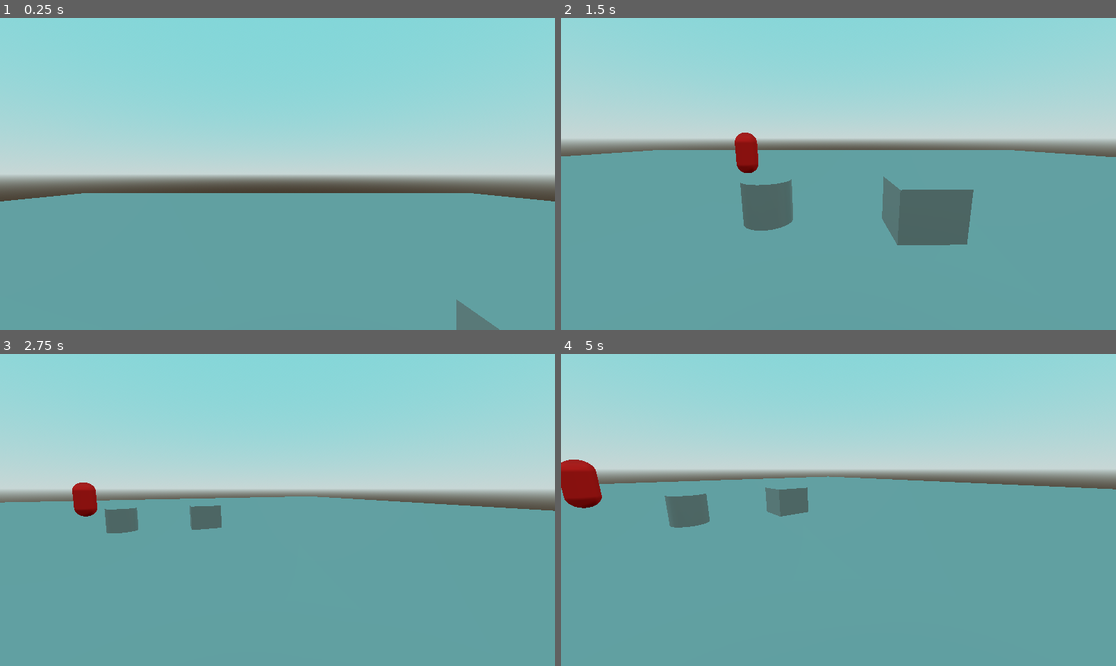
Above: before the commit, frames 1-4 (two rows, left to right).
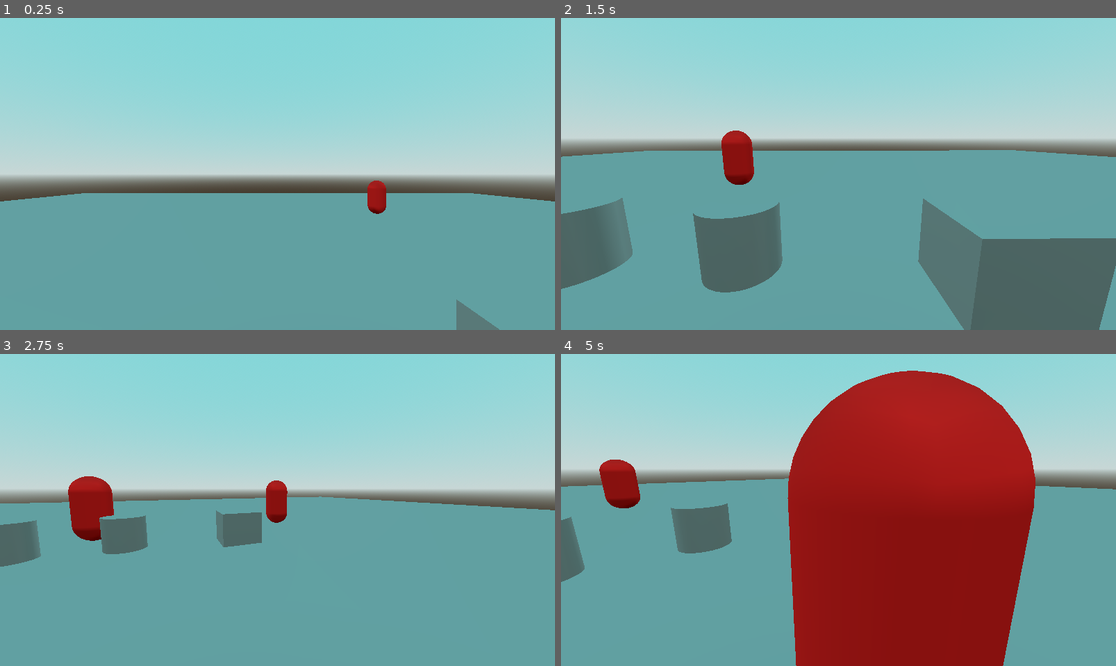
Above: after the commit, the same moments.

Repository: EnesCoder/PhysicalDestruction
Game: Godot game, scene res://game.tscn
Two runs of this game, one before a commit and one after it. Both use one fixed random seed, a clock stepped at 60 frames per second and the inputs below.
Inputs (mouse positions are in pixels of both pictures, inside the frame that each line leads up to):
- Up to frame 1 (0.25 s): no input
- Up to frame 2 (1.5 s): tap Enter at 0.5 s; move the mouse to (960, 158) at 0.52 s; press the mouse at (960, 158) at 0.53 s; hold D (right) 0.53-1.28 s; tap Space (jump) at 0.77 s; tap E (pickup_or_drop) at 0.8, 1.35 s; move the mouse to (810, 174) at 1.27 s; release the mouse at (810, 174) at 1.28 s; hold Up (ui_up) from 1.28 s (still down)
- Up to frame 3 (2.75 s): keep holding Up (ui_up); tap Space (jump) at 1.52 s; tap F (freeze, bound only after the commit) at 1.55, 2.1 s; move the mouse to (288, 503) at 2.02 s; press the mouse at (288, 503) at 2.03 s
- Up to frame 4 (5 s): move the mouse to (832, 516) at 2.77 s; release the mouse at (832, 516) at 2.78 s; click (832, 516) at 2.85 s; tap Space (jump) at 3.02, 3.77, 4.52 s; tap E (pickup_or_drop) at 3.05 s; move the mouse to (877, 513) at 3.52 s; hold E (pickup_or_drop) 3.53-4.28 s; tap F (freeze, bound only after the commit) at 3.8 s; tap Escape (escape) at 4.15 s; move the mouse to (672, 463) at 4.27 s; release Up (ui_up) at 4.28 s; hold A (left) from 4.28 s (still down); tap Shift (sprint_toggle) at 4.35 s; click (672, 463) at 4.55 s

The runs differ from the first frame. In frame 1, 0.3% of the frame differs, in the area x 66-70%, y 52-63%; in frame 2, 18%; in frame 3, 4.4%; in frame 4, 41%, in the area x 0-86%, y 5-100%.

Commit message:
Freezing ( not finished and does not work )

Diff:
--- a/Physical Destruction/entity.gd
+++ b/Physical Destruction/entity.gd
@@ -6,11 +6,13 @@
 @export var speed = 1.0
 const movement_smoothnes = 1
 
-@export var health = 5
+@export var health = 50.0
 @export var interact_range = 10.0
+@export var damage = 0.0
+@export var damage_rad = 0.7
 
 enum ENTITY_TYPE{
-	NPC, HOSTILE, HAS_A_GOAL, SLEEPING,
+	NPC, HOSTILE, SLEEPING,
 }
 var ENTTYPE_ATTRS: Dictionary = {
 	ENTITY_TYPE.NPC: {
@@ -20,12 +22,26 @@
 	},
 	ENTITY_TYPE.SLEEPING: {
 		"target": func():,
-	}
+	},
+	ENTITY_TYPE.HOSTILE: {
+		"target": func():
+			var closest_pl_pos: Vector3 = Vector3.INF
+			for pl in get_tree().get_nodes_in_group("Player"):
+				if (global_transform.origin - pl.global_transform.origin).length() < closest_pl_pos.length():
+					closest_pl_pos = pl.global_transform.origin
+			nav_ag.target_position = closest_pl_pos,
+	},
 }
-@export var type = ENTITY_TYPE.SLEEPING
+@export var type = ENTITY_TYPE.NPC
+
+func _ready():
+	$DamageRange/CollisionShape3D.shape.radius = damage_rad
 
 func _process(delta):
 	if health <= 0: queue_free()
+
+	if type == ENTITY_TYPE.HOSTILE:
+		ENTTYPE_ATTRS[type]["target"].call()
 
 	if type != ENTITY_TYPE.SLEEPING:
 		var cur_loc = global_transform.origin
@@ -42,3 +58,12 @@
 
 func _on_navigation_agent_3d_target_reached():
 	ENTTYPE_ATTRS[type]["target"].call()
+
+func _on_damage_range_body_entered(body):
+	if body.is_in_group("Player"):
+		body.health -= damage
+		print(body.health)
+
+func _on_col_check_body_entered(body):
+	if type == ENTITY_TYPE.NPC:
+		ENTTYPE_ATTRS[type]["target"].call()
--- a/Physical Destruction/entity.tscn
+++ b/Physical Destruction/entity.tscn
@@ -10,7 +10,14 @@
 
 [sub_resource type="CapsuleShape3D" id="CapsuleShape3D_3hidn"]
 
-[node name="Entity" type="CharacterBody3D" groups=["Entity"]]
+[sub_resource type="SphereShape3D" id="SphereShape3D_2o8xt"]
+radius = 0.678308
+
+[sub_resource type="CapsuleShape3D" id="CapsuleShape3D_b7qkj"]
+radius = 0.502058
+height = 1.99799
+
+[node name="Entity" type="CharacterBody3D" groups=["Entity", "Ground"]]
 script = ExtResource("1_myta4")
 
 [node name="Model" type="MeshInstance3D" parent="."]
@@ -24,4 +31,18 @@
 [node name="NavigationAgent3D" type="NavigationAgent3D" parent="."]
 navigation_layers = 3
 
+[node name="DamageRange" type="Area3D" parent="."]
+transform = Transform3D(1, 0, 0, 0, 1, 0, 0, 0, 1, 0, 1, 0)
+
+[node name="CollisionShape3D" type="CollisionShape3D" parent="DamageRange"]
+shape = SubResource("SphereShape3D_2o8xt")
+
+[node name="ColCheck" type="Area3D" parent="."]
+transform = Transform3D(1, 0, 0, 0, 1, 0, 0, 0, 1, 0, 1, 0)
+
+[node name="CollisionShape3D" type="CollisionShape3D" parent="ColCheck"]
+shape = SubResource("CapsuleShape3D_b7qkj")
+
 [connection signal="target_reached" from="NavigationAgent3D" to="." method="_on_navigation_agent_3d_target_reached"]
+[connection signal="body_entered" from="DamageRange" to="." method="_on_damage_range_body_entered"]
+[connection signal="body_entered" from="ColCheck" to="." method="_on_col_check_body_entered"]
--- a/Physical Destruction/game.gd
+++ b/Physical Destruction/game.gd
@@ -1,4 +1,10 @@
 extends Node3D
+
+func _unhandled_input(event):
+	if event.is_action_pressed("focus"):
+		Input.mouse_mode = Input.MOUSE_MODE_CAPTURED
+	elif event.is_action_pressed("escape"):
+		Input.mouse_mode = Input.MOUSE_MODE_VISIBLE
 
 func _ready():
 	for ent in get_tree().get_nodes_in_group("Entity"):
--- a/Physical Destruction/game.tscn
+++ b/Physical Destruction/game.tscn
@@ -39,6 +39,9 @@
 [node name="Pickable" parent="." instance=ExtResource("3_jxeh2")]
 transform = Transform3D(1, 0, 0, 0, 1, 0, 0, 0, 1, 2.14636, 0.666929, 1.20809)
 
+[node name="Pickable2" parent="." instance=ExtResource("3_jxeh2")]
+transform = Transform3D(1, 0, 0, 0, 1, 0, 0, 0, 1, 2.14636, 0.666929, 3.42982)
+
 [node name="Map" type="Node3D" parent="."]
 
 [node name="NavigationRegion3D" type="NavigationRegion3D" parent="Map"]
@@ -68,3 +71,13 @@
 [node name="Entity" parent="." instance=ExtResource("4_w34gt")]
 transform = Transform3D(1, 0, 0, 0, 1, 0, 0, 0, 1, -3.83159, 5.73608, 4.1423)
 speed = 3.0
+damage = 5.0
+type = 1
+
+[node name="Entity2" parent="." instance=ExtResource("4_w34gt")]
+transform = Transform3D(1, 0, 0, 0, 1, 0, 0, 0, 1, 6.39428, 0.100259, -12.8357)
+speed = 4.0
+
+[node name="Entity3" parent="." instance=ExtResource("4_w34gt")]
+transform = Transform3D(1, 0, 0, 0, 1, 0, 0, 0, 1, 11.8379, 0.100261, 11.6048)
+type = 2
--- a/Physical Destruction/pickable.gd
+++ b/Physical Destruction/pickable.gd
@@ -6,11 +6,17 @@
 @onready var initl_parent = get_parent()
 var rotation_offset = Vector3.ZERO
 @export var rotation_speed = 5
+var freeze_pos: Vector3 = Vector3.ZERO
+var freeze_rot: Vector3 = Vector3.ZERO
 
 func _process(delta):
 	if get_parent().is_in_group("Player"):
 		global_position = get_parent().pickup_pos.global_position
-		rotation = get_parent().cam.rotation + rotation_offset
+		global_rotation = get_parent().cam.global_rotation + rotation_offset
+	elif "Game" not in get_parent().name:
+		global_rotation = freeze_rot
+		position = freeze_pos
+		print(get_parent().name)
 
 	var rot = rotation_speed * delta
 	if Input.is_key_label_pressed(KEY_R):
--- a/Physical Destruction/pickable.tscn
+++ b/Physical Destruction/pickable.tscn
@@ -7,12 +7,8 @@
 [sub_resource type="CylinderShape3D" id="CylinderShape3D_pfhbe"]
 height = 0.901353
 
-[sub_resource type="CylinderShape3D" id="CylinderShape3D_xrahj"]
-height = 0.936823
-
 [node name="Pickable" type="RigidBody3D" groups=["Ground", "Pickable"]]
-collision_layer = 3
-mass = 2.0
+mass = 20.0
 script = ExtResource("1_x0wu6")
 
 [node name="Model" type="MeshInstance3D" parent="."]
@@ -21,10 +17,3 @@
 
 [node name="CollisionShape3D" type="CollisionShape3D" parent="."]
 shape = SubResource("CylinderShape3D_pfhbe")
-
-[node name="ColChecker" type="Area3D" parent="."]
-
-[node name="CollisionShape3D" type="CollisionShape3D" parent="ColChecker"]
-shape = SubResource("CylinderShape3D_xrahj")
-
-[connection signal="body_entered" from="ColChecker" to="." method="_on_col_checker_body_entered"]
--- a/Physical Destruction/player.gd
+++ b/Physical Destruction/player.gd
@@ -4,7 +4,7 @@
 
 var velocity: Vector3
 var on_ground = false
-const SPEED = 20.0
+const SPEED = 900.0
 const JUMP_FORCE = 5.0
 const SLOWER_FACTOR = 9.0
 const SPRINTING_SPEED = 1.5
@@ -22,29 +22,63 @@
 
 var sprinting = false
 
-@onready var pickuper = $Orientation/Camera3D/Pickuper
 @onready var pickup_pos = $Orientation/Camera3D/PickupPos
 var cur_pickable: Pickable = null
 
 var initl_lin_damp = linear_damp
+@export var health = 100.0
+
+var freeze_candidate = null
+@onready var front_check = $Orientation/Camera3D/FrontCheck
 
 func Pickup_pickable(pickable: Pickable):
 	pickable.gravity_scale = 0.0
+	pickable.get_node("CollisionShape3D").disabled = true
 	cur_pickable = pickable
+	pickable.linear_velocity = Vector3.ZERO
+	pickable.angular_velocity = Vector3.ZERO
 	pickable.reparent(self)
 
 func Drop_pickable(pickable: Pickable):
 	pickable.gravity_scale = pickable.initl_grav_scl
+	pickable.get_node("CollisionShape3D").disabled = false
 	cur_pickable = null
+	pickable.linear_velocity = Vector3.ZERO
+	pickable.angular_velocity = Vector3.ZERO
 	pickable.reparent(pickable.initl_parent)
 
+func Convert_static(what_to_convert: PhysicsBody3D):
+	var static_body = StaticBody3D.new()
+	for c in what_to_convert.get_children():
+		static_body.add_child(c.duplicate())
+	return static_body
+
+func Freeze(what_to_freeze):
+	if freeze_candidate:
+		var static_fc = Convert_static(freeze_candidate)
+		freeze_candidate.queue_free()
+		freeze_candidate = static_fc
+		var static_wtf = Convert_static(what_to_freeze)
+		what_to_freeze.queue_free()
+		what_to_freeze = static_wtf
+		get_parent().add_child(freeze_candidate)
+		get_parent().add_child(what_to_freeze)
+	else:
+		what_to_freeze = freeze_candidate
+
+	#if freeze_candidate != null and freeze_candidate != what_to_freeze:
+	#	print(what_to_freeze.name)
+	#	if freeze_candidate is Pickable:
+	#		freeze_candidate.freeze_pos = what_to_freeze.to_local(freeze_candidate.global_position)
+	#		freeze_candidate.freeze_rot = freeze_candidate.global_rotation
+	#		freeze_candidate.gravity_scale = 0
+	#	freeze_candidate.reparent(what_to_freeze)
+	#	freeze_candidate = null
+	#else:
+	#	freeze_candidate = what_to_freeze
+
 func _unhandled_input(event):
-	# mouse and looking around
-	if event.is_action_pressed("focus"):
-		Input.mouse_mode = Input.MOUSE_MODE_CAPTURED
-	elif event.is_action_pressed("escape"):
-		Input.mouse_mode = Input.MOUSE_MODE_VISIBLE
-
+	# looking around
 	if event is InputEventMouseMotion and Input.mouse_mode == Input.MOUSE_MODE_CAPTURED:
 		orient.rotate_y(-event.relative.x * senst * SENST_MULT)
 		cam.rotate_x(-event.relative.y * senst * SENST_MULT)
@@ -53,9 +87,12 @@
 	if event is InputEventKey and event.is_action_pressed("sprint_toggle"):
 		print(sprinting)
 		sprinting = not sprinting
-	if event is InputEventKey and pickuper.is_colliding() and event.is_action_pressed("pickup_or_drop"):
-		if not cur_pickable: Pickup_pickable(pickuper.get_collider())
-		else: Drop_pickable(pickuper.get_collider())
+	if event is InputEventKey and ((front_check.is_colliding() and front_check.get_collider() is Pickable) or cur_pickable) and event.is_action_pressed("pickup_or_drop"):
+		if not cur_pickable: Pickup_pickable(front_check.get_collider())
+		else: Drop_pickable(cur_pickable)
+
+	if event is InputEventKey and event.is_action_released("freeze") and front_check.is_colliding():
+		Freeze(front_check.get_collider())
 
 func _physics_process(delta):
 	if $GroundCheck.is_colliding() and $GroundCheck.get_collider().is_in_group("Ground"):
@@ -75,8 +112,8 @@
 	var direction = (orient.transform.basis * Vector3(input_dir.x, 0, input_dir.y)).normalized()
 	var sprint_val = SPRINTING_SPEED if sprinting else 1
 	if direction:
-		velocity.x = direction.x * SPEED * sprint_val * mass
-		velocity.z = direction.z * SPEED * sprint_val * mass
+		velocity.x = direction.x * SPEED * sprint_val * mass * delta
+		velocity.z = direction.z * SPEED * sprint_val * mass * delta
 		# bobbing
 		if on_ground:
 			cam.position.y = initl_cam_y + sin(bob_timer * bobbing_speed/100 * sprint_val) * bobbing_amplitude
@@ -93,3 +130,6 @@
 			stop_bobbing = false
 
 	apply_force(velocity, global_transform.origin)
+
+func _process(delta):
+	if health <= 0.0: queue_free()
--- a/Physical Destruction/player.tscn
+++ b/Physical Destruction/player.tscn
@@ -33,12 +33,11 @@
 [node name="Camera3D" type="Camera3D" parent="Orientation"]
 transform = Transform3D(1, 0, 0, 0, 1, 0, 0, 0, 1, 0, 0.644221, 0)
 
-[node name="Pickuper" type="RayCast3D" parent="Orientation/Camera3D"]
-target_position = Vector3(0, 0, -2)
-collision_mask = 2
-
 [node name="PickupPos" type="Node3D" parent="Orientation/Camera3D"]
 transform = Transform3D(1, 0, 0, 0, 1, 0, 0, 0, 1, 0, 0, -1.74)
+
+[node name="FrontCheck" type="RayCast3D" parent="Orientation/Camera3D"]
+target_position = Vector3(0, 0, -2)
 
 [node name="GroundCheck" type="RayCast3D" parent="."]
 transform = Transform3D(1, 0, 0, 0, 1, 0, 0, 0, 1, 0, 0.132571, 0)
--- a/Physical Destruction/project.godot
+++ b/Physical Destruction/project.godot
@@ -67,6 +67,11 @@
 "events": [Object(InputEventKey,"resource_local_to_scene":false,"resource_name":"","device":-1,"window_id":0,"alt_pressed":false,"shift_pressed":false,"ctrl_pressed":false,"meta_pressed":false,"pressed":false,"keycode":0,"physical_keycode":82,"key_label":0,"unicode":114,"echo":false,"script":null)
 ]
 }
+freeze={
+"deadzone": 0.5,
+"events": [Object(InputEventKey,"resource_local_to_scene":false,"resource_name":"","device":-1,"window_id":0,"alt_pressed":false,"shift_pressed":false,"ctrl_pressed":false,"meta_pressed":false,"pressed":false,"keycode":0,"physical_keycode":70,"key_label":0,"unicode":102,"echo":false,"script":null)
+]
+}
 
 [rendering]
 
Not shown: 1 places in Physical Destruction/entity.tscn that only renumber resources
Not shown: 1 places in Physical Destruction/pickable.tscn that only renumber resources
